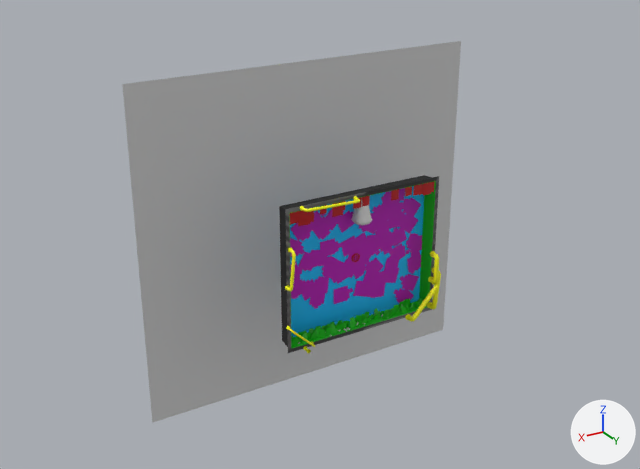
One commit to the FBX model Assets/_Game/3-Scenes/SandboxTest/lvlmodel_sandbox.fbx: the scene before it, then after it.
Rendered twice from a camera (50 mm lens) standing at (-342.4, 100.4, -352.9) and looking at (-410.0, -12.3, -409.3). The lights are fixed; the arrows at lower right show +X, +Y and +Z. Objects named as collision shapes, trigger or cutter boxes, shadow casters or lower levels of detail are left out. Where no turn or scale is listed for an object, it has been applied to the vertices.

The first picture shows 'model_geometry'.
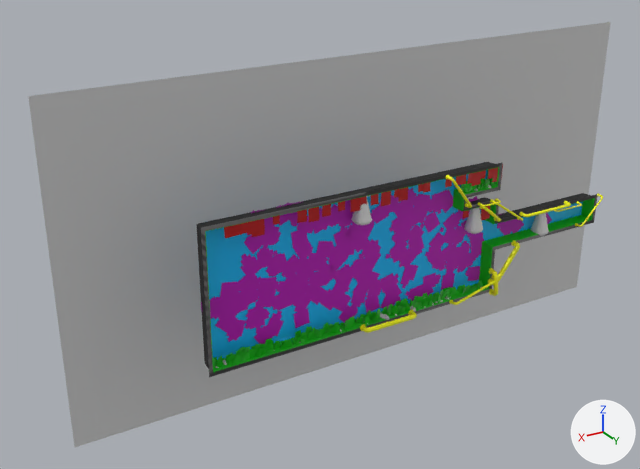
Location of each change, [x1, y1, x2, y2] in pixels of the pictures (640 x 469 px; the box of a moved part takes in the faces that stretch with it):
'model_geometry', reshaped
    before: [122, 41, 461, 423]
    after: [28, 22, 610, 447]
part 1 of me_model_geometry, added
    after: [488, 240, 520, 285]
part 2 of me_model_geometry, moved or reshaped
    before: [300, 196, 360, 212]
    after: [449, 275, 495, 305]
part 3 of me_model_geometry, moved or reshaped
    before: [428, 251, 439, 284]
    after: [488, 268, 498, 296]
part 4 of me_model_geometry, added
    after: [519, 201, 571, 217]
part 5 of me_model_geometry, moved or reshaped
    before: [285, 247, 296, 292]
    after: [575, 193, 603, 227]
part 6 of me_model_geometry, added
    after: [445, 175, 472, 208]
part 7 of me_model_geometry, added
    after: [490, 199, 523, 221]
part 8 of me_model_geometry, moved or reshaped
    before: [286, 326, 315, 347]
    after: [554, 201, 582, 212]
part 9 of me_model_geometry, added
    after: [480, 206, 501, 222]
part 10 of me_model_geometry, rebuilt (156% wider, 21% taller)
    before: [285, 176, 439, 353]
    after: [201, 162, 597, 377]
part 11 of me_model_geometry, rebuilt
    before: [298, 211, 310, 227]
    after: [297, 209, 307, 223]
part 12 of me_model_geometry, rebuilt (25% wider, 40% taller)
    before: [320, 205, 327, 214]
    after: [322, 204, 331, 217]
part 13 of me_model_geometry, rebuilt (22% narrower, 17% shorter)
    before: [362, 196, 370, 207]
    after: [361, 196, 367, 205]
part 14 of me_model_geometry, rebuilt
    before: [353, 197, 362, 209]
    after: [351, 197, 361, 212]
part 15 of me_model_geometry, built on
    before: [290, 182, 438, 343]
    after: [196, 162, 591, 372]
part 16 of me_model_geometry, added
    after: [28, 22, 610, 447]

Edits to the bpy script that builds the scene:
```text
Change me_model_geometry:
    remove me_model_geometry.from_pydata(...)  # 4892 vertices, 2958 faces; spans x -438.8..-380.4, y -14.7..2.9, z -436.2..-381.6
    add me_model_geometry.from_pydata(...)  # 10618 vertices, 6215 faces; spans x -474.1..-367.8, y -14.7..2.9, z -436.2..-381.6
    me_model_geometry part 1: the loose piece of 160 vertices spanning x -423.3..-417.5, y 1.3..2.9, z -420.7..-414.7 is copied, and the copy is turned -174.3 degrees about the y axis through its middle and scaled by 1.06, then moved by (-16.6, 0.0, 2.5); it spans x -439.7..-434.2, y 1.3..2.9, z -418.6..-411.8
    me_model_geometry part 2: the loose piece of 160 vertices spanning x -408.0..-398.6, y 1.3..2.8, z -398.5..-397.5 is turned 16.7 degrees about the y axis through its middle and scaled by 1.02, then moved by (-27.7, 0.0, -20.6)
    me_model_geometry part 3: the loose piece of 160 vertices spanning x -422.7..-421.7, y 1.3..2.9, z -415.1..-409.8 is turned 7.4 degrees about the y axis through its middle and scaled by 0.912, then moved by (-12.7, 0.0, -5.8)
    me_model_geometry part 4: the loose piece of 160 vertices spanning x -408.0..-398.6, y 1.3..2.8, z -398.5..-397.5 is copied, and the copy is turned -178 degrees about the y axis through its middle and scaled by 1.13, then moved by (-42.0, 0.0, -9.3); it spans x -450.7..-439.9, y 1.3..2.8, z -407.6..-406.9
    me_model_geometry part 5: the loose piece of 160 vertices spanning x -397.3..-396.1, y 1.3..2.8, z -409.8..-403.4 is multiplied about its middle by the matrix ((-0.572, 0.0, 0.739), (0.0, 0.988, 0.0), (-0.409, 0.0, -0.849)), then moved by (-59.1, 0.0, -3.1)
    me_model_geometry part 6: the loose piece of 160 vertices spanning x -397.3..-396.1, y 1.3..2.8, z -409.8..-403.4 is copied, and the copy is multiplied about its middle by the matrix ((-0.674, 0.0, -0.796), (0.0, 0.998, 0.0), (0.669, 0.0, -0.874)), then moved by (-29.7, 0.0, 6.0); it spans x -428.8..-424.0, y 1.3..2.8, z -403.7..-397.6
    me_model_geometry part 7: the loose piece of 160 vertices spanning x -408.0..-398.6, y 1.3..2.8, z -398.5..-397.5 is copied, and the copy is turned 147.7 degrees about the y axis through its middle and scaled by 0.848, then moved by (-33.4, 0.0, -7.7); it spans x -440.1..-433.3, y 1.3..2.7, z -408.1..-403.4
    me_model_geometry part 8: the loose piece of 160 vertices spanning x -400.6..-396.2, y 1.3..2.7, z -420.0..-415.7 is turned 44 degrees about the y axis through its middle and scaled by 1.09, then moved by (-51.9, 0.0, 9.9)
    me_model_geometry part 9: the loose piece of 160 vertices spanning x -397.3..-396.1, y 1.3..2.8, z -409.8..-403.4 is copied, and the copy is multiplied about its middle by the matrix ((-0.629, 0.0, -0.604), (0.0, 1.002, 0.0), (0.84, 0.0, -0.383)), then moved by (-36.5, 0.0, 1.0); it spans x -435.1..-431.2, y 1.3..2.8, z -407.3..-403.9
    me_model_geometry part 10: the loose piece of 24 vertices spanning x -422.8..-396.4, y -1.3..1.3, z -420.2..-397.6 is rebuilt with 72 vertices and now spans x -458.1..-383.8, y -1.3..1.3, z -420.2..-397.6
    me_model_geometry part 11: the loose piece of 16 vertices spanning x -400.3..-398.4, y 1.1..1.2, z -400.6..-397.8 is rebuilt with 16 vertices and now spans x -399.8..-398.3, y 1.0..1.2, z -400.1..-397.9
    me_model_geometry part 12: the loose piece of 16 vertices spanning x -403.1..-402.0, y 1.0..1.2, z -399.5..-398.0 is rebuilt with 16 vertices and now spans x -403.8..-402.3, y 1.1..1.2, z -400.0..-397.9
    me_model_geometry part 13: the loose piece of 16 vertices spanning x -410.3..-409.0, y 1.1..1.2, z -399.7..-397.9 is rebuilt with 16 vertices and now spans x -409.8..-408.8, y 1.1..1.2, z -399.5..-397.9
    me_model_geometry part 14: the loose piece of 16 vertices spanning x -408.9..-407.5, y 1.1..1.2, z -399.8..-397.9 is rebuilt with 16 vertices and now spans x -408.7..-407.0, y 1.1..1.3, z -400.2..-397.9
    me_model_geometry part 15: 43 vertices moved within x -421.4..-398.9, y -1.2..0.9, z -419.7..-400.9; 1256 vertices removed from x -423.3..-396.9, y -1.2..2.9, z -420.7..-397.8; 8459 vertices added at x -457.7..-383.9, y -1.5..2.9, z -420.1..-397.7
    me_model_geometry part 16: 8 vertices added at x -474.1..-367.8, y -14.7, z -436.2..-381.6
    remove me_model_geometry.materials.append(mat_mat_sewer_gate)  # red #bc0000
```
